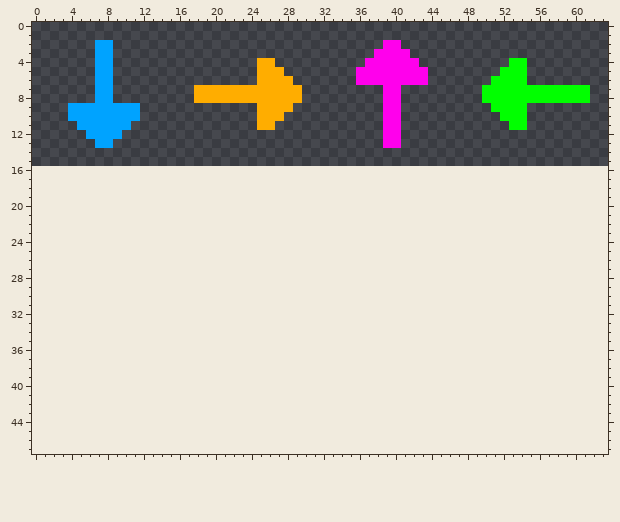
Pixel-art sprite: ressources/levels/png/arrow_16x16.png. The picture above is the old version.
The file is 64x16 pixels. The old version is drawn lined up with the new one, on the new canvas.
The same view after the edit:
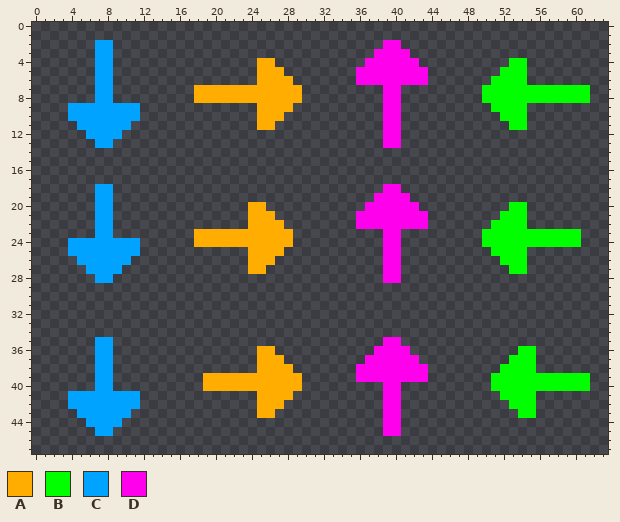
Palette (. is transparent): A #ffad00  B #01ff00  C #00a3ff  D #ff00ec
The edit:
canvas 64x16 -> 64x48
y 18: x 7..8 .. -> CC; x 39..40 .. -> DD
y 19: x 7..8 .. -> CC; x 38..41 .... -> DDDD
y 20: x 7..8 .. -> CC; x 24..25 .. -> AA; x 37..42 ...... -> DDDDDD; x 53..54 .. -> BB
y 21: x 7..8 .. -> CC; x 24..26 ... -> AAA; x 36..43 ........ -> DDDDDDDD; x 52..54 ... -> BBB
y 22: x 7..8 .. -> CC; x 24..27 .... -> AAAA; x 36..43 ........ -> DDDDDDDD; x 51..54 .... -> BBBB
y 23: x 7..8 .. -> CC; x 18..28 ........... -> AAAAAAAAAAA; x 39..40 .. -> DD; x 50..60 ........... -> BBBBBBBBBBB
y 24: x 4..11 ........ -> CCCCCCCC; x 18..28 ........... -> AAAAAAAAAAA; x 39..40 .. -> DD; x 50..60 ........... -> BBBBBBBBBBB
y 25: x 4..11 ........ -> CCCCCCCC; x 24..27 .... -> AAAA; x 39..40 .. -> DD; x 51..54 .... -> BBBB
y 26: x 5..10 ...... -> CCCCCC; x 24..26 ... -> AAA; x 39..40 .. -> DD; x 52..54 ... -> BBB
y 27: x 6..9 .... -> CCCC; x 24..25 .. -> AA; x 39..40 .. -> DD; x 53..54 .. -> BB
y 28: x 7..8 .. -> CC; x 39..40 .. -> DD
y 35: x 7..8 .. -> CC; x 39..40 .. -> DD
y 36: x 7..8 .. -> CC; x 25..26 .. -> AA; x 38..41 .... -> DDDD; x 54..55 .. -> BB
y 37: x 7..8 .. -> CC; x 25..27 ... -> AAA; x 37..42 ...... -> DDDDDD; x 53..55 ... -> BBB
y 38: x 7..8 .. -> CC; x 25..28 .... -> AAAA; x 36..43 ........ -> DDDDDDDD; x 52..55 .... -> BBBB
y 39: x 7..8 .. -> CC; x 19..29 ........... -> AAAAAAAAAAA; x 36..43 ........ -> DDDDDDDD; x 51..61 ........... -> BBBBBBBBBBB
y 40: x 7..8 .. -> CC; x 19..29 ........... -> AAAAAAAAAAA; x 39..40 .. -> DD; x 51..61 ........... -> BBBBBBBBBBB
y 41: x 4..11 ........ -> CCCCCCCC; x 25..28 .... -> AAAA; x 39..40 .. -> DD; x 52..55 .... -> BBBB
y 42: x 4..11 ........ -> CCCCCCCC; x 25..27 ... -> AAA; x 39..40 .. -> DD; x 53..55 ... -> BBB
y 43: x 5..10 ...... -> CCCCCC; x 25..26 .. -> AA; x 39..40 .. -> DD; x 54..55 .. -> BB
y 44: x 6..9 .... -> CCCC; x 39..40 .. -> DD
y 45: x 7..8 .. -> CC; x 39..40 .. -> DD
